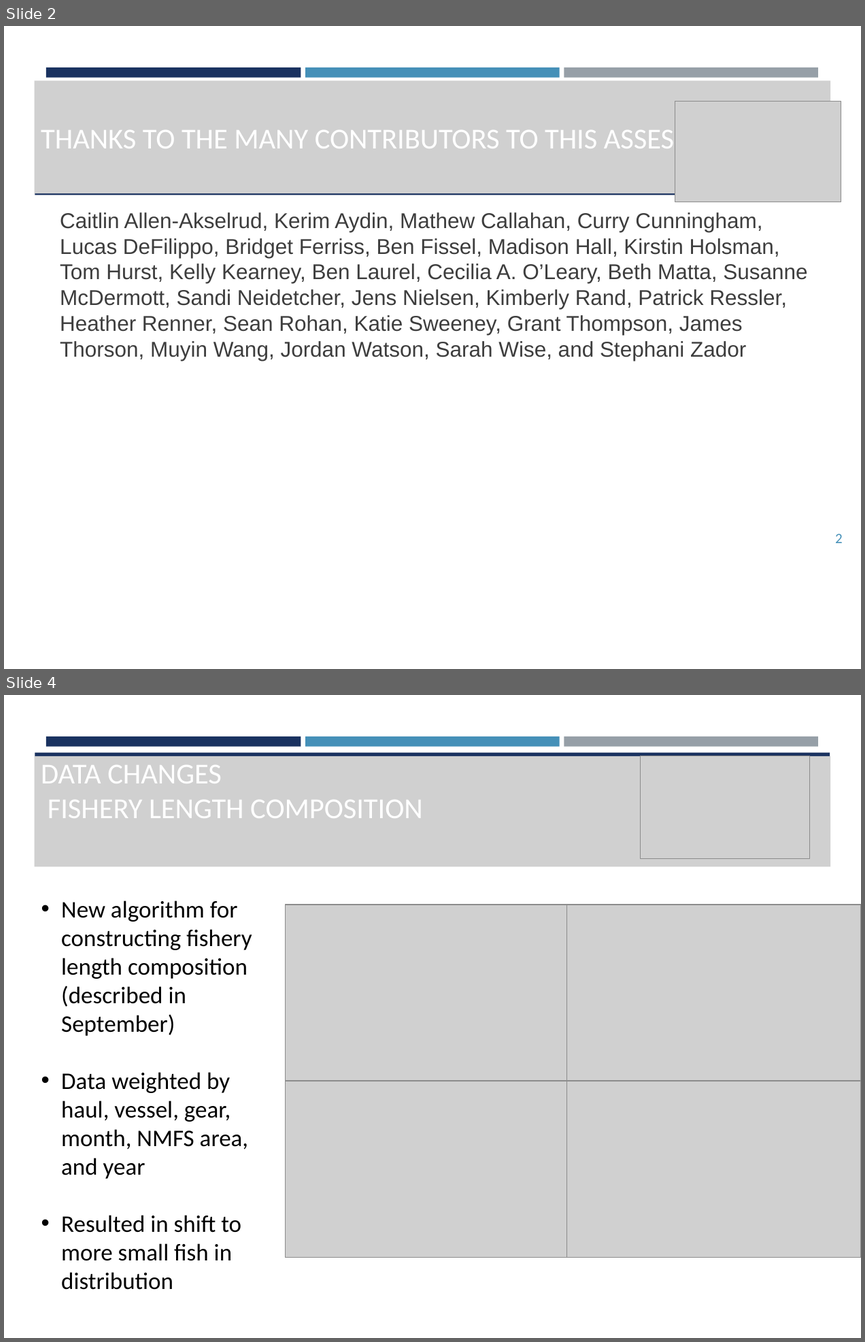
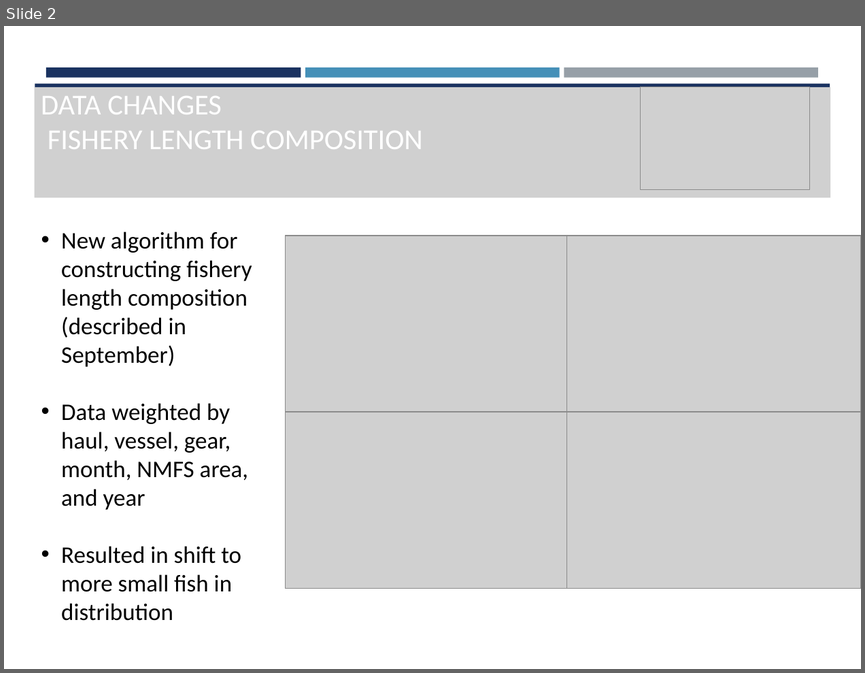
Before and after one commit to afsc-assessments/EBS_PCOD, a slide deck: 2022_ASSESSMENT/NOVEMBER_MODELS/BS_PCOD_SSC_Presentation_2022.pptx. Shown one above the other, each under a label of ours: slides 2 and 4 before the commit, slide 2 after it; the slides between them are not shown. The pictures are 865x1342 and 865x673 pixels, drawn with LibreOffice and Linux fonts; fonts in the diff are those of the drawing; grey boxes stand for pictures. Boxes give left, top, right and bottom in pixels: in the first picture for what was removed or moved away, otherwise in the second. Text is boxed around its words. In the diff, an @@ line names an element or a change of style, - is before the commit and + after.

```diff
--- a/2022_ASSESSMENT/NOVEMBER_MODELS/BS_PCOD_SSC_Presentation_2022.pptx
+++ b/2022_ASSESSMENT/NOVEMBER_MODELS/BS_PCOD_SSC_Presentation_2022.pptx
@@ slide 2 removed at (4, 26, 861, 669), background #FFFFFF; not listed: 4 template elements that a slide beside it also shows @@
@@ picture removed at (35, 81, 831, 194) @@
@@ picture removed at (675, 101, 841, 201) @@
@@ title removed at (41, 125, 759, 156) @@
-THANKS TO THE MANY CONTRIBUTORS TO THIS ASSESSMENT
@@ text removed at (60, 212, 807, 361) @@
-Caitlin Allen-Akselrud, Kerim Aydin, Mathew Callahan, Curry Cunningham, Lucas DeFilippo, Bridget Ferriss, Ben Fissel, Madison Hall, Kirstin Holsman, Tom Hurst, Kelly Kearney, Ben Laurel, Cecilia A. O’Leary, Beth Matta, Susanne McDermott, Sandi Neidetcher, Jens Nielsen, Kimberly Rand, Patrick Ressler, Heather Renner, Sean Rohan, Katie Sweeney, Grant Thompson, James Thorson, Muyin Wang, Jordan Watson, Sarah Wise, and Stephani Zador
@@ page number removed at (835, 533, 842, 543) @@
-2
@@ what was slide 4 is now slide 2 @@
```
Also in this commit, not shown: 1 slide changed, 5 slides added, 7 other slides removed, 50 other files.
